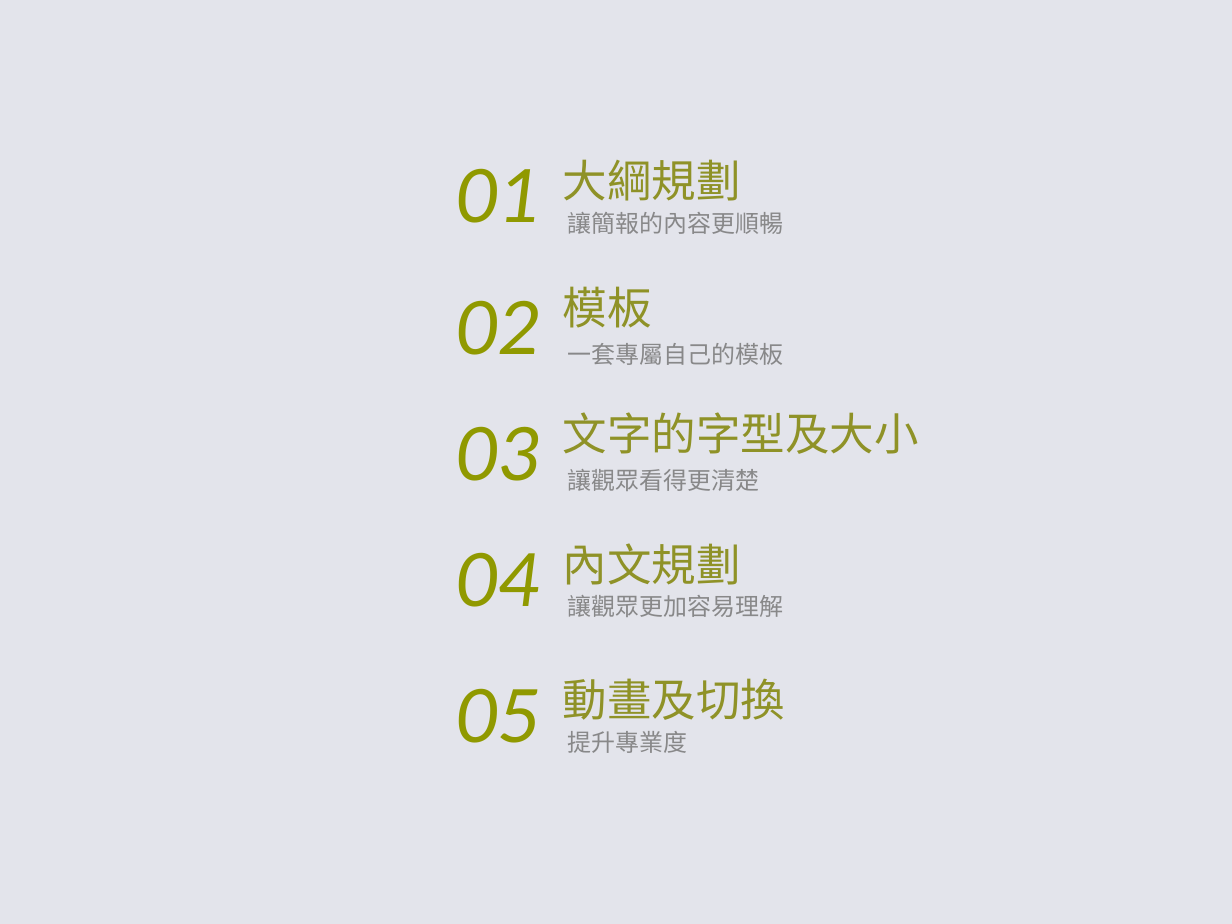
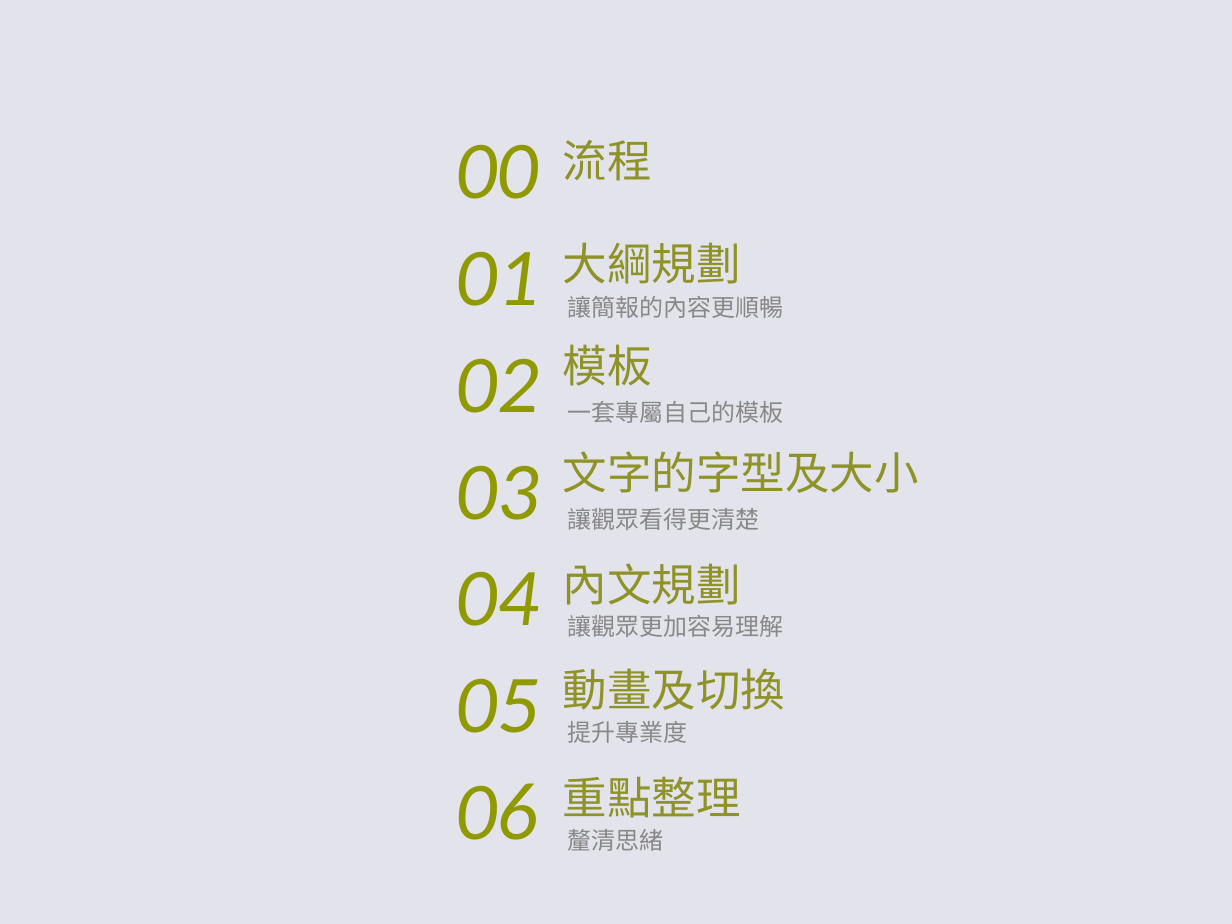
Before and after one commit to jerry092383/chungyo_hw, a slide deck: slide 2 of HW-Week1/簡報製作-jerry092383.pptx. Drawn at 1232x924 pixels with LibreOffice and Linux fonts; fonts in the diff are those of the drawing; background and template pictures are left out. Boxes give left, top, right and bottom in pixels: in the first picture for what was removed or moved away, otherwise in the second. Text is boxed around its words. In the diff, an @@ line names an element or a change of style, - is before the commit and + after.

```diff
--- a/HW-Week1/簡報製作-jerry092383.pptx
+++ b/HW-Week1/簡報製作-jerry092383.pptx
@@ text added at bbox=[455, 144, 538, 199], 48 pt, text #909900, italic @@
+00
@@ text added at bbox=[563, 140, 652, 181], 26 pt, text #8F9227 @@
+流程
@@ 3 texts: place and size @@
-3 texts at bbox=[456, 159, 783, 234]
+3 texts at bbox=[456, 242, 783, 318]
@@ 3 texts: place and size @@
-3 texts at bbox=[456, 286, 783, 365]
+3 texts at bbox=[456, 344, 783, 423]
@@ 3 texts: place and size @@
-3 texts at bbox=[456, 412, 919, 491]
+3 texts at bbox=[456, 451, 919, 530]
@@ 3 texts: place and size @@
-3 texts at bbox=[456, 543, 783, 617]
+3 texts at bbox=[456, 563, 783, 637]
@@ 3 texts: place and size @@
-3 texts at bbox=[456, 678, 785, 753]
+3 texts at bbox=[456, 668, 785, 743]
@@ text added at bbox=[563, 776, 741, 818], 26 pt, text #8F9227 @@
+重點整理
@@ text added at bbox=[455, 783, 538, 840], 48 pt, text #909900, italic @@
+06
@@ text added at bbox=[567, 829, 663, 851], 14 pt, text #888889 @@
+釐清思緒
```
Also in this commit, not shown: 9 other slides changed, 15 slides added, 4 slides removed, 16 other files.
